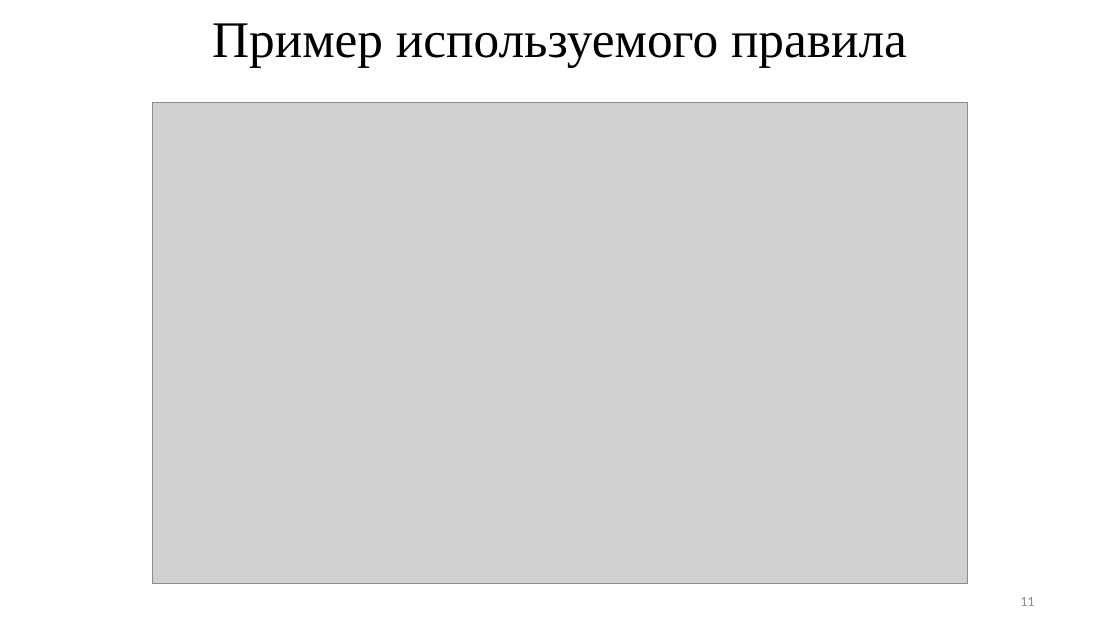
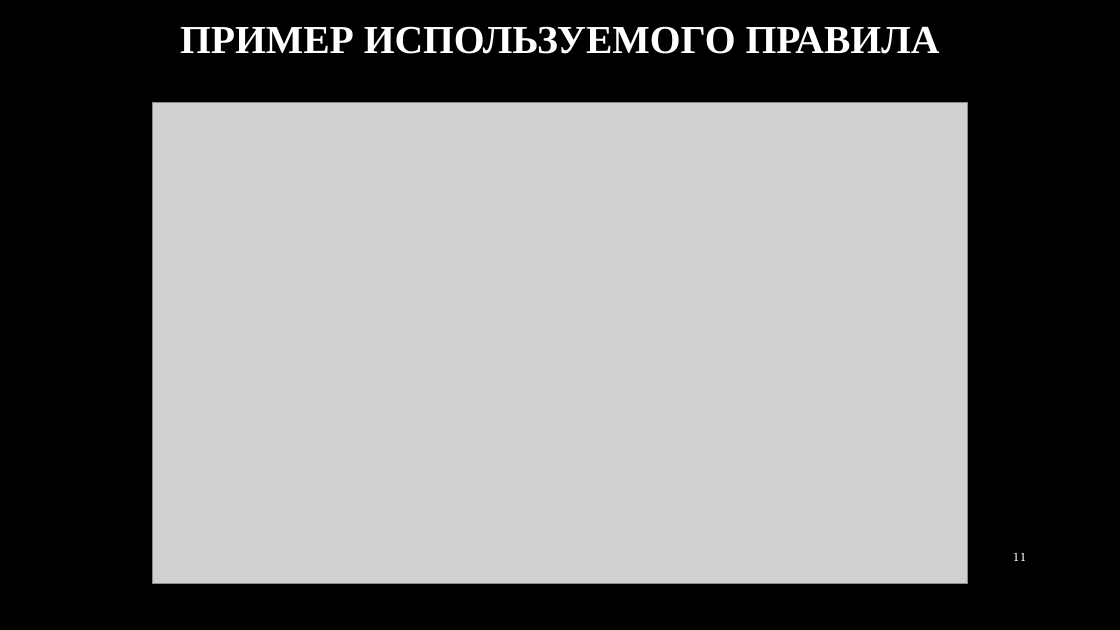
Before and after one commit to DMfananddu/Diploma, a slide deck: slide 11 of Защита диплома.pptx. Drawn at 1120x630 pixels with LibreOffice and Linux fonts; fonts in the diff are those of the drawing; grey boxes stand for pictures; background and template pictures are left out. Boxes give left, top, right and bottom in pixels: in the first picture for what was removed or moved away, otherwise in the second. Text is boxed around its words. In the diff, an @@ line names an element or a change of style, - is before the commit and + after.

```diff
--- a/Защита диплома.pptx
+++ b/Защита диплома.pptx
@@ background #FFFFFF to picture (left out) @@
@@ title at [180, 26, 940, 54]: text changed; size 44 to 34 pt; text colour #000000 to #FFFFFF; bold on @@
-Пример используемого правила
+ПРИМЕР ИСПОЛЬЗУЕМОГО ПРАВИЛА
@@ page number: place and size @@
-page number at [1020, 597, 1034, 606]
+page number at [1012, 553, 1026, 561]
@@ page number at [1012, 553, 1026, 561]: size 12 to 10 pt, font Calibri to TeX Gyre Bonum, text colour #8C8C8C to #FFFFFF @@
```
Also in this commit, not shown: 13 other slides changed, 1 slide added, 1 slide removed.
